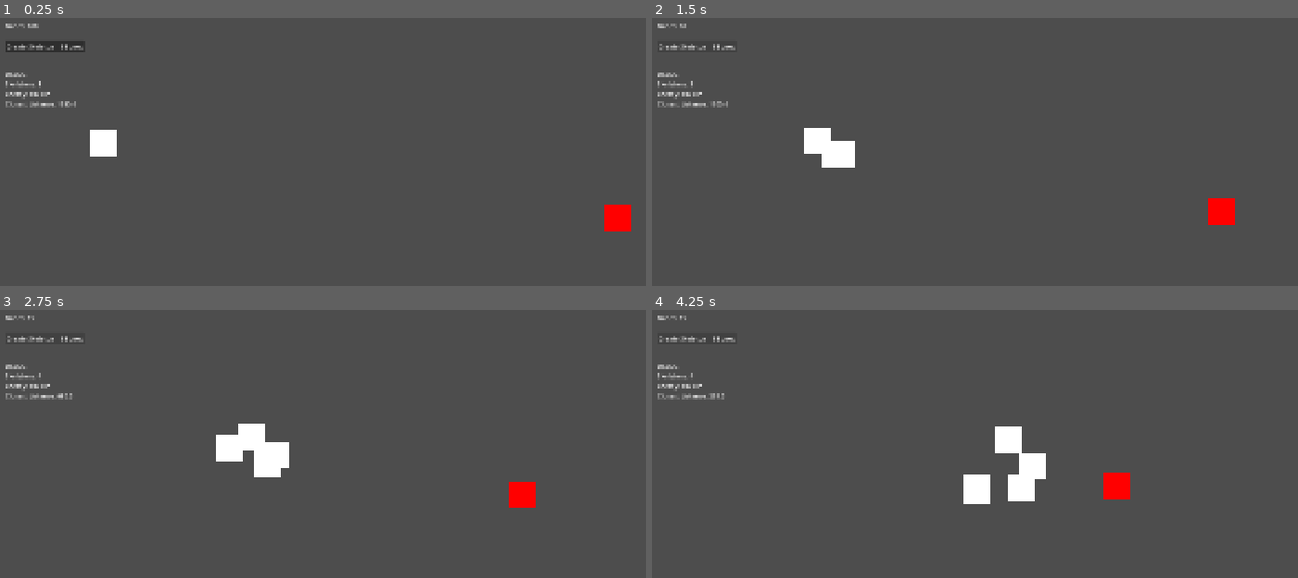
Above: before the commit, frames 1-4 (two rows, left to right).
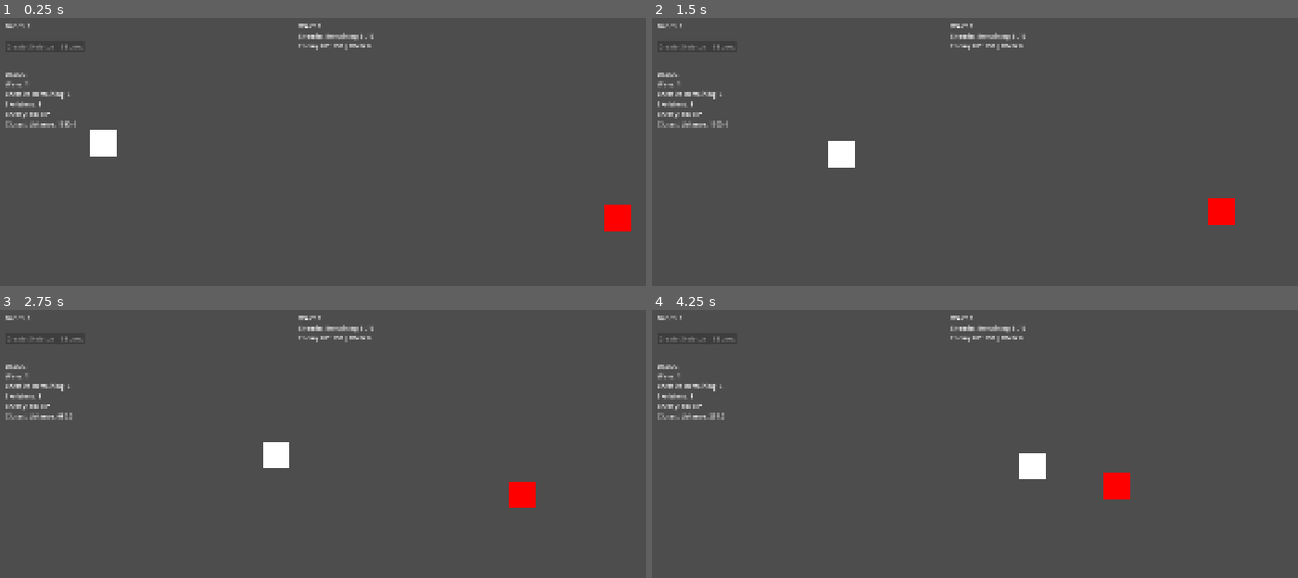
Above: after the commit, the same moments.

Repository: luizfelippe-dev/NecroWorks
Game: Godot game, scene res://main.tscn
Same seed, same stepped clock (60 frames per second), same inputs: the game is played once before the commit and once after it. The project has no main scene, so this scene is started directly.
Inputs (mouse positions are in pixels of both pictures, inside the frame that each line leads up to):
- Up to frame 1 (0.25 s): no input
- Up to frame 2 (1.5 s): click (697, 47) at 0.5 s, where only the run before the commit has a clickable "Create Skeleton - 5 Bones"; click (697, 47) at 1.25 s, where only the run before the commit has a clickable "Create Skeleton - 5 Bones"
- Up to frame 3 (2.75 s): click (45, 339) at 2 s, where only the run before the commit has a clickable "Create Skeleton - 5 Bones"
- Up to frame 4 (4.25 s): no input

The runs differ from the first frame. In frame 1, 0.9% of the frame differs, in the area x 0-58%, y 2-42%; in frame 2, 1.4%; in frame 3, 2.0%; in frame 4, 2.2%, in the area x 0-60%, y 2-73%.

Commit message:
feat: add wave progression system

Diff:
--- a/main.gd
+++ b/main.gd
@@ -27,6 +27,7 @@
 
 const SKELETON_COLOR: Color = Color.WHITE
 const ENEMY_COLOR: Color = Color.RED
+const ELITE_ENEMY_COLOR: Color = Color(0.55, 0.05, 0.15, 1.0)
 
 const UNIT_SIZE: float = 70.0
 
@@ -69,7 +70,7 @@
 # Distância em que o Enemy consegue bater.
 var enemy_attack_range: float = 135.0
 
-# Quanto o Skeleton pode estar afastado de sua posição
+# Quanto o Skeleton pode estar afastado da posição
 # de combate para considerarmos que ele chegou.
 var combat_position_tolerance: float = 15.0
 
@@ -78,11 +79,12 @@
 # ECONOMIA
 # =========================================================
 
-# CHEAT TEMPORÁRIO PARA TESTE.
-# DEPOIS VOLTE PARA 0.
-var bones: int = 100
-
-var bones_per_corpse: int = 5
+# BUILD ESTÁVEL: 0
+# Se quiser acelerar um teste manual, pode colocar 100
+# temporariamente e voltar para 0 antes do commit.
+var bones: int = 0
+
+var bones_per_corpse: int = 8
 var skeleton_cost: int = 5
 
 
@@ -97,7 +99,37 @@
 	555.0
 )
 
-var enemy_spawn_delay: float = 1.5
+# Dentro da mesma Wave o próximo Enemy aparece rápido.
+var enemy_spawn_delay: float = 0.5
+
+
+# =========================================================
+# WAVES
+# =========================================================
+
+var current_wave: int = 1
+
+var enemies_total_this_wave: int = 0
+var enemies_defeated_this_wave: int = 0
+
+var wave_in_progress: bool = false
+var wave_transition_in_progress: bool = false
+
+var wave_delay: float = 3.0
+
+const BASE_ENEMIES_PER_WAVE: int = 5
+const ENEMIES_PER_WAVE_GROWTH: int = 1
+
+const BASE_ENEMY_HP: int = 100
+const ENEMY_HP_GROWTH: int = 20
+
+const BASE_ENEMY_DAMAGE: int = 8
+const ENEMY_DAMAGE_GROWTH: int = 1
+
+const ELITE_WAVE_INTERVAL: int = 5
+const ELITE_ENEMIES_PER_WAVE: int = 5
+const ELITE_HP_MULTIPLIER: float = 1.4
+const ELITE_DAMAGE_BONUS: int = 3
 
 
 # =========================================================
@@ -143,16 +175,6 @@
 # FORMAÇÃO DE COMBATE
 # =========================================================
 
-# Skeletons não tentam entrar dentro do Enemy.
-#
-# Eles ocupam uma formação que acompanha o Enemy:
-#
-#       S  S
-#    S  S  S     ENEMY
-#       S  S
-#
-# Quanto maior o exército, mais colunas são formadas.
-
 const COMBAT_ROWS: int = 6
 
 const COMBAT_SPACING_X: float = 85.0
@@ -161,17 +183,7 @@
 # Primeira coluna fica 110 pixels à esquerda do Enemy.
 const COMBAT_FRONT_DISTANCE: float = 110.0
 
-# Ordem das linhas:
-#
-# centro superior
-# centro inferior
-# segunda superior
-# segunda inferior
-# topo
-# baixo
-#
-# Isso faz os primeiros Skeletons ficarem próximos
-# do centro em vez de começar pelo topo.
+# Primeiros Skeletons ocupam as linhas centrais primeiro.
 const COMBAT_ROW_ORDER: Array[int] = [
 	2,
 	3,
@@ -183,10 +195,11 @@
 
 
 # =========================================================
-# DEBUG
+# HUD
 # =========================================================
 
 var debug_label: Label = null
+var wave_label: Label = null
 
 
 # =========================================================
@@ -196,22 +209,7 @@
 func _ready() -> void:
 
 	create_debug_hud()
-
-
-	# -----------------------------------------------------
-	# ENEMY INICIAL
-	# -----------------------------------------------------
-
-	enemy = initial_enemy
-
-	enemy.position = ENEMY_SPAWN_POSITION
-
-	enemy_hp = enemy_max_hp
-
-	ensure_unit_visual(
-		enemy,
-		ENEMY_COLOR
-	)
+	create_wave_hud()
 
 
 	# -----------------------------------------------------
@@ -237,7 +235,19 @@
 		create_skeleton
 	)
 
+
+	# -----------------------------------------------------
+	# WAVE 1
+	# -----------------------------------------------------
+
+	start_wave(
+		current_wave,
+		initial_enemy
+	)
+
+
 	update_bones_ui()
+	update_wave_ui()
 	update_debug_ui()
 
 
@@ -250,13 +260,12 @@
 	update_debug_ui()
 
 
-	# Estamos entre um Enemy e outro.
+	# Estamos entre um Enemy e outro ou entre Waves.
 	if not is_instance_valid(enemy):
 		return
 
 
-	# Não existe exército.
-	# O Enemy fica esperando.
+	# Sem exército, o Enemy fica esperando.
 	if skeletons.is_empty():
 		return
 
@@ -338,14 +347,13 @@
 			)
 
 
-	# O Enemy pode ter acabado de matar
-	# o último Skeleton.
+	# Enemy pode ter matado o último Skeleton.
 	if skeletons.is_empty():
 		return
 
 
 	# =====================================================
-	# CADA SKELETON PROCURA SUA POSIÇÃO DE COMBATE
+	# SKELETONS BUSCAM POSIÇÃO DE COMBATE
 	# =====================================================
 
 	for current_skeleton: Node2D in skeletons:
@@ -380,10 +388,6 @@
 			)
 		)
 
-
-		# -------------------------------------------------
-		# AINDA NÃO CHEGOU NO INIMIGO
-		# -------------------------------------------------
 
 		if distance_to_target > combat_position_tolerance:
 
@@ -394,11 +398,6 @@
 				)
 			)
 
-
-		# -------------------------------------------------
-		# CHEGOU NA POSIÇÃO DE COMBATE
-		# -------------------------------------------------
-
 		else:
 
 			var attack_timer: float = float(
@@ -424,6 +423,185 @@
 
 
 # =========================================================
+# WAVES
+# =========================================================
+
+func start_wave(
+	wave_number: int,
+	existing_enemy: Node2D = null
+) -> void:
+
+	current_wave = wave_number
+
+	enemies_total_this_wave = (
+		get_enemies_for_wave(
+			current_wave
+		)
+	)
+
+	enemies_defeated_this_wave = 0
+
+	enemy_max_hp = (
+		get_enemy_hp_for_wave(
+			current_wave
+		)
+	)
+
+	enemy_damage = (
+		get_enemy_damage_for_wave(
+			current_wave
+		)
+	)
+
+	wave_in_progress = true
+	wave_transition_in_progress = false
+
+
+	print("")
+	print("==============================")
+	print("WAVE ", current_wave, " INICIADA!")
+
+	if is_elite_wave(current_wave):
+		print("ELITE WAVE!")
+
+	print(
+		"Enemies: ",
+		enemies_total_this_wave
+	)
+
+	print(
+		"Enemy HP: ",
+		enemy_max_hp,
+		" | Damage: ",
+		enemy_damage
+	)
+
+	print("==============================")
+
+
+	if is_instance_valid(existing_enemy):
+
+		enemy = existing_enemy
+
+		enemy.position = (
+			ENEMY_SPAWN_POSITION
+		)
+
+		enemy_hp = enemy_max_hp
+
+		enemy_attack_timer = 0.0
+
+		ensure_unit_visual(
+			enemy,
+			get_current_enemy_color()
+		)
+
+	else:
+
+		spawn_enemy()
+
+
+	update_wave_ui()
+	update_debug_ui()
+
+
+func get_enemies_for_wave(
+	wave_number: int
+) -> int:
+
+	if is_elite_wave(wave_number):
+		return ELITE_ENEMIES_PER_WAVE
+
+
+	return (
+		BASE_ENEMIES_PER_WAVE
+		+ (
+			(wave_number - 1)
+			* ENEMIES_PER_WAVE_GROWTH
+		)
+	)
+
+
+func get_enemy_hp_for_wave(
+	wave_number: int
+) -> int:
+
+	var result: int = (
+		BASE_ENEMY_HP
+		+ (
+			(wave_number - 1)
+			* ENEMY_HP_GROWTH
+		)
+	)
+
+
+	if is_elite_wave(wave_number):
+
+		result = int(
+			float(result)
+			* ELITE_HP_MULTIPLIER
+		)
+
+
+	return result
+
+
+func get_enemy_damage_for_wave(
+	wave_number: int
+) -> int:
+
+	var result: int = (
+		BASE_ENEMY_DAMAGE
+		+ (
+			(wave_number - 1)
+			* ENEMY_DAMAGE_GROWTH
+		)
+	)
+
+
+	if is_elite_wave(wave_number):
+
+		result += ELITE_DAMAGE_BONUS
+
+
+	return result
+
+
+func is_elite_wave(
+	wave_number: int
+) -> bool:
+
+	return (
+		wave_number > 0
+		and wave_number % ELITE_WAVE_INTERVAL == 0
+	)
+
+
+func get_current_enemy_color() -> Color:
+
+	if is_elite_wave(current_wave):
+		return ELITE_ENEMY_COLOR
+
+
+	return ENEMY_COLOR
+
+
+func get_enemies_remaining() -> int:
+
+	var remaining: int = (
+		enemies_total_this_wave
+		- enemies_defeated_this_wave
+	)
+
+
+	if remaining < 0:
+		remaining = 0
+
+
+	return remaining
+
+
+# =========================================================
 # POSIÇÃO DE COMBATE DO SKELETON
 # =========================================================
 
@@ -438,7 +616,6 @@
 		)
 
 
-	# Temos 6 Skeletons por coluna.
 	var combat_column: int = int(
 		slot / COMBAT_ROWS
 	)
@@ -456,7 +633,6 @@
 	)
 
 
-	# Centraliza verticalmente as 6 linhas.
 	var vertical_offset: float = (
 		(
 			float(row_index)
@@ -466,8 +642,6 @@
 	)
 
 
-	# Primeira coluna fica perto do Enemy.
-	# As outras ficam progressivamente mais atrás.
 	var horizontal_offset: float = (
 		COMBAT_FRONT_DISTANCE
 		+ (
@@ -552,11 +726,6 @@
 	] = true
 
 
-	# IMPORTANTE:
-	# Todo Skeleton novo nasce NA BASE.
-	#
-	# Não nasce mais na posição do exército
-	# ou perto do Enemy.
 	new_skeleton.position = (
 		get_spawn_position(
 			slot
@@ -720,10 +889,6 @@
 	)
 
 
-	# -----------------------------------------------------
-	# LIBERA SLOT
-	# -----------------------------------------------------
-
 	if skeleton_slots.has(target):
 
 		var freed_slot: int = int(
@@ -749,10 +914,6 @@
 		)
 
 
-	# -----------------------------------------------------
-	# REMOVE DOS SISTEMAS
-	# -----------------------------------------------------
-
 	skeleton_hps.erase(
 		target
 	)
@@ -793,7 +954,7 @@
 
 
 # =========================================================
-# MATAR ENEMY
+# MATAR ENEMY / PROGREDIR WAVE
 # =========================================================
 
 func kill_enemy() -> void:
@@ -826,11 +987,74 @@
 	dead_enemy.queue_free()
 
 
+	enemies_defeated_this_wave += 1
+
+
+	print(
+		"ENEMIES DERROTADOS NA WAVE: ",
+		enemies_defeated_this_wave,
+		" / ",
+		enemies_total_this_wave
+	)
+
+
+	update_wave_ui()
 	update_debug_ui()
 
 
-	print(
-		"NOVO INIMIGO EM ",
+	# =====================================================
+	# WAVE COMPLETA
+	# =====================================================
+
+	if (
+		enemies_defeated_this_wave
+		>= enemies_total_this_wave
+	):
+
+		wave_in_progress = false
+		wave_transition_in_progress = true
+
+
+		print("")
+		print("==============================")
+		print(
+			"WAVE ",
+			current_wave,
+			" COMPLETE!"
+		)
+		print(
+			"PRÓXIMA WAVE EM ",
+			wave_delay,
+			" SEGUNDOS..."
+		)
+		print("==============================")
+
+
+		update_wave_ui()
+
+
+		await get_tree().create_timer(
+			wave_delay
+		).timeout
+
+
+		current_wave += 1
+
+
+		start_wave(
+			current_wave
+		)
+
+
+		return
+
+
+	# =====================================================
+	# PRÓXIMO ENEMY DA MESMA WAVE
+	# =====================================================
+
+	print(
+		"PRÓXIMO INIMIGO EM ",
 		enemy_spawn_delay,
 		" SEGUNDOS..."
 	)
@@ -841,7 +1065,12 @@
 	).timeout
 
 
-	spawn_enemy()
+	if (
+		wave_in_progress
+		and not is_instance_valid(enemy)
+	):
+
+		spawn_enemy()
 
 
 # =========================================================
@@ -849,6 +1078,14 @@
 # =========================================================
 
 func spawn_enemy() -> void:
+
+	if not wave_in_progress:
+		return
+
+
+	if is_instance_valid(enemy):
+		return
+
 
 	var enemy_node: Node = (
 		enemy_scene.instantiate()
@@ -883,7 +1120,7 @@
 
 	ensure_unit_visual(
 		new_enemy,
-		ENEMY_COLOR
+		get_current_enemy_color()
 	)
 
 
@@ -899,11 +1136,16 @@
 	)
 
 	print(
-		"Enemy HP: ",
-		enemy_hp
-	)
-
-
+		"Wave: ",
+		current_wave,
+		" | Enemy HP: ",
+		enemy_hp,
+		" | Damage: ",
+		enemy_damage
+	)
+
+
+	update_wave_ui()
 	update_debug_ui()
 
 
@@ -1166,6 +1408,77 @@
 
 
 # =========================================================
+# WAVE HUD
+# =========================================================
+
+func create_wave_hud() -> void:
+
+	wave_label = Label.new()
+
+	wave_label.name = "WaveLabel"
+
+	wave_label.position = Vector2(
+		800.0,
+		40.0
+	)
+
+	wave_label.size = Vector2(
+		500.0,
+		120.0
+	)
+
+	wave_label.z_index = 100
+
+
+	add_child(
+		wave_label
+	)
+
+
+func update_wave_ui() -> void:
+
+	if wave_label == null:
+		return
+
+
+	var wave_title: String = (
+		"WAVE "
+		+ str(current_wave)
+	)
+
+
+	if is_elite_wave(current_wave):
+
+		wave_title += " - ELITE"
+
+
+	if wave_transition_in_progress:
+
+		wave_label.text = (
+			wave_title
+			+ " COMPLETE"
+			+ "\nNext Wave in "
+			+ str(int(wave_delay))
+			+ "s..."
+		)
+
+		return
+
+
+	wave_label.text = (
+		wave_title
+		+ "\nEnemies Remaining: "
+		+ str(get_enemies_remaining())
+		+ " / "
+		+ str(enemies_total_this_wave)
+		+ "\nEnemy HP: "
+		+ str(enemy_max_hp)
+		+ " | DMG: "
+		+ str(enemy_damage)
+	)
+
+
+# =========================================================
 # DEBUG HUD
 # =========================================================
 
@@ -1182,7 +1495,7 @@
 
 	debug_label.size = Vector2(
 		500.0,
-		160.0
+		200.0
 	)
 
 
@@ -1197,7 +1510,7 @@
 		return
 
 
-	var enemy_text: String = "SPAWNING"
+	var enemy_text: String = "NONE"
 
 
 	if is_instance_valid(enemy):
@@ -1206,6 +1519,14 @@
 			str(enemy_hp)
 			+ " HP"
 		)
+
+	elif wave_transition_in_progress:
+
+		enemy_text = "WAVE COMPLETE"
+
+	elif wave_in_progress:
+
+		enemy_text = "SPAWNING"
 
 
 	var closest_distance_text: String = "-"
@@ -1237,6 +1558,10 @@
 
 	debug_label.text = (
 		"DEBUG"
+		+ "\nWave: "
+		+ str(current_wave)
+		+ "\nEnemies Remaining: "
+		+ str(get_enemies_remaining())
 		+ "\nSkeletons: "
 		+ str(skeletons.size())
 		+ "\nEnemy: "
Not shown, changed: docs/AI_HANDOFF.md
Not shown, changed: docs/ARCHITECTURE.md
Not shown, changed: docs/DECISIONS.md
Not shown, changed: docs/DEVLOG.md
Not shown, changed: docs/GAME_DESIGN.md
Not shown, changed: docs/ROADMAP.md
